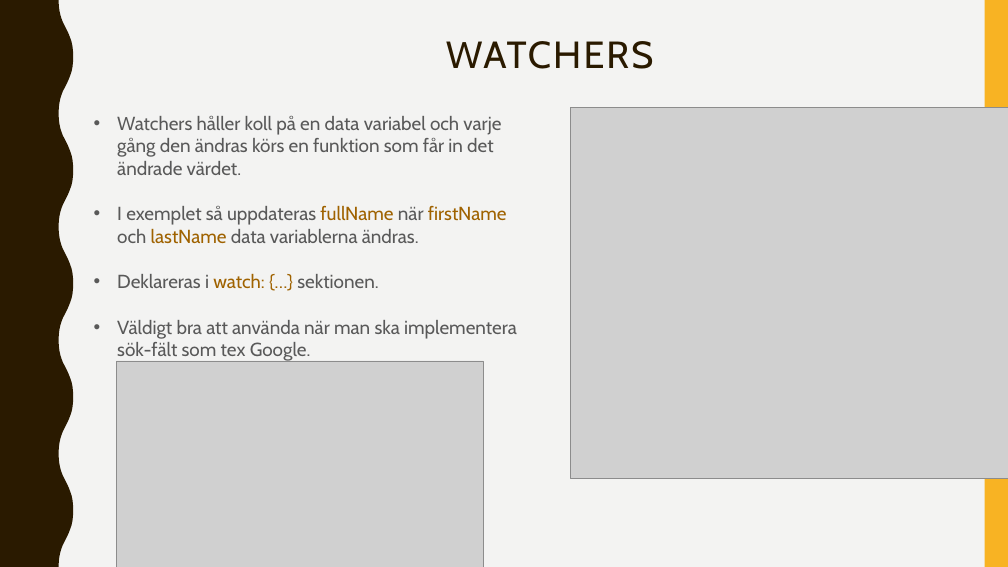
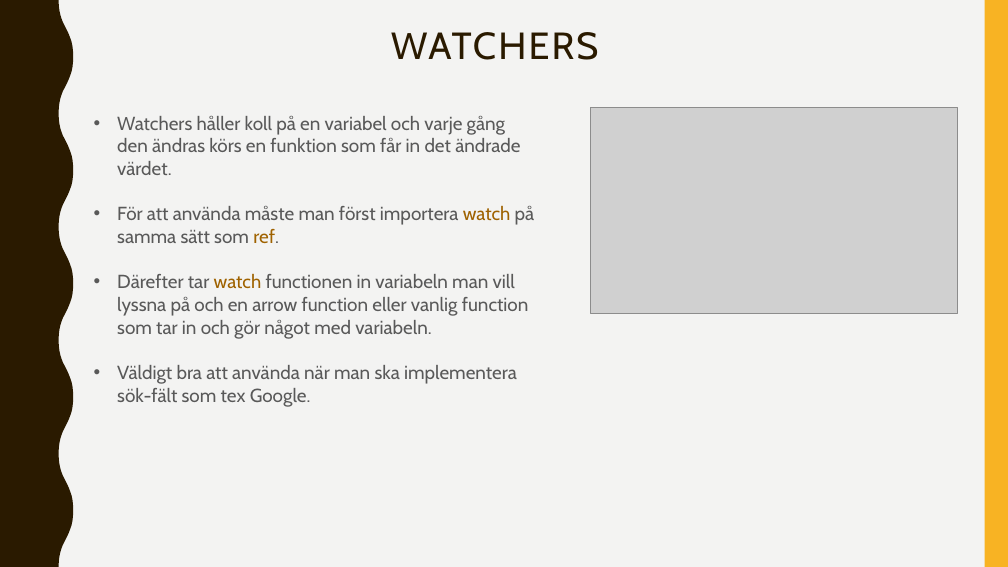
Before and after one commit to abbjetmus/programmering, a slide deck: slide 16 of Vue/Vue.pptx (slide 14 before the commit). Drawn at 1008x567 pixels with LibreOffice and Linux fonts; fonts in the diff are those of the drawing; grey boxes stand for pictures. Boxes give left, top, right and bottom in pixels: in the first picture for what was removed or moved away, otherwise in the second. Text is boxed around its words. In the diff, an @@ line names an element or a change of style, - is before the commit and + after.

```diff
--- a/Vue/Vue.pptx
+++ b/Vue/Vue.pptx
@@ title "WATCHERS": place and size @@
-title "WATCHERS" at [446, 41, 654, 69]
+title "WATCHERS" at [391, 32, 599, 60]
@@ text at [117, 116, 535, 339]: text changed @@
-• Watchers håller koll på en data variabel och varje gång den ändras körs en funktion som får in det ändrade värdet.
-• I exemplet så uppdateras fullName när firstName och lastName data variablerna ändras.
-• Deklareras i watch: {…} sektionen.
+• Watchers håller koll på en variabel och varje gång den ändras körs en funktion som får in det ändrade värdet.
+• För att använda måste man först importera watch på samma sätt som ref.
+• Därefter tar watch functionen in variabeln man vill lyssna på och en arrow function eller vanlig function som tar in och gör något med variabeln.
@@ picture removed at [570, 107, 1008, 478] @@
@@ picture: place and size @@
-picture at [116, 361, 483, 567]
+picture at [591, 107, 957, 314]
```
Also in this commit, not shown: 4 other slides changed, 4 slides added, 1 other file.
